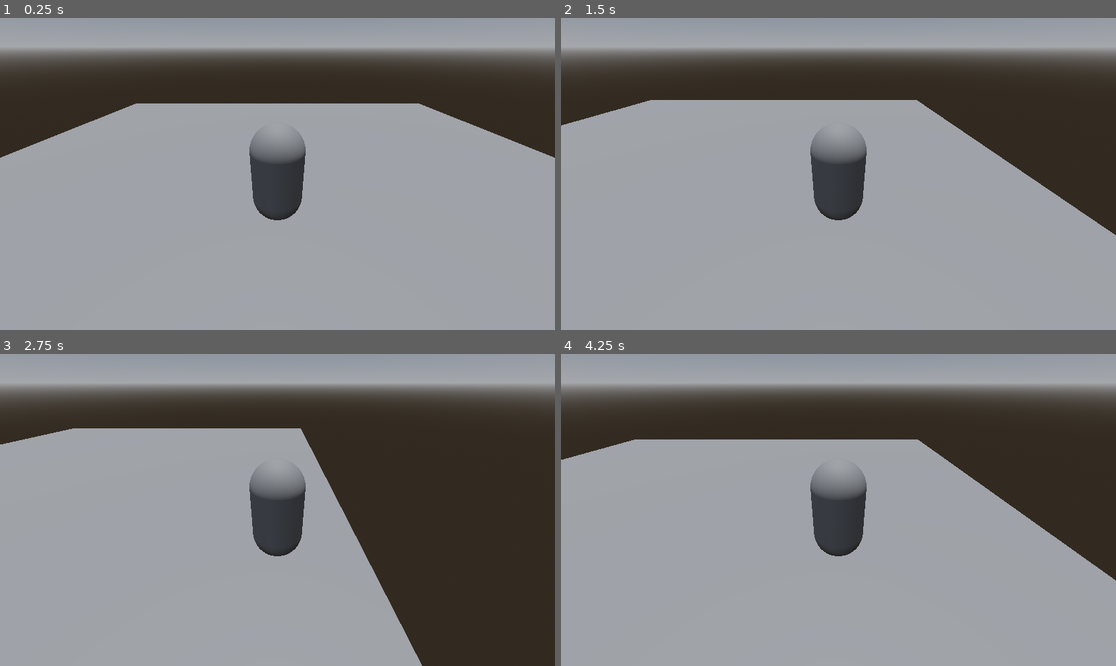
Above: before the commit, frames 1-4 (two rows, left to right).
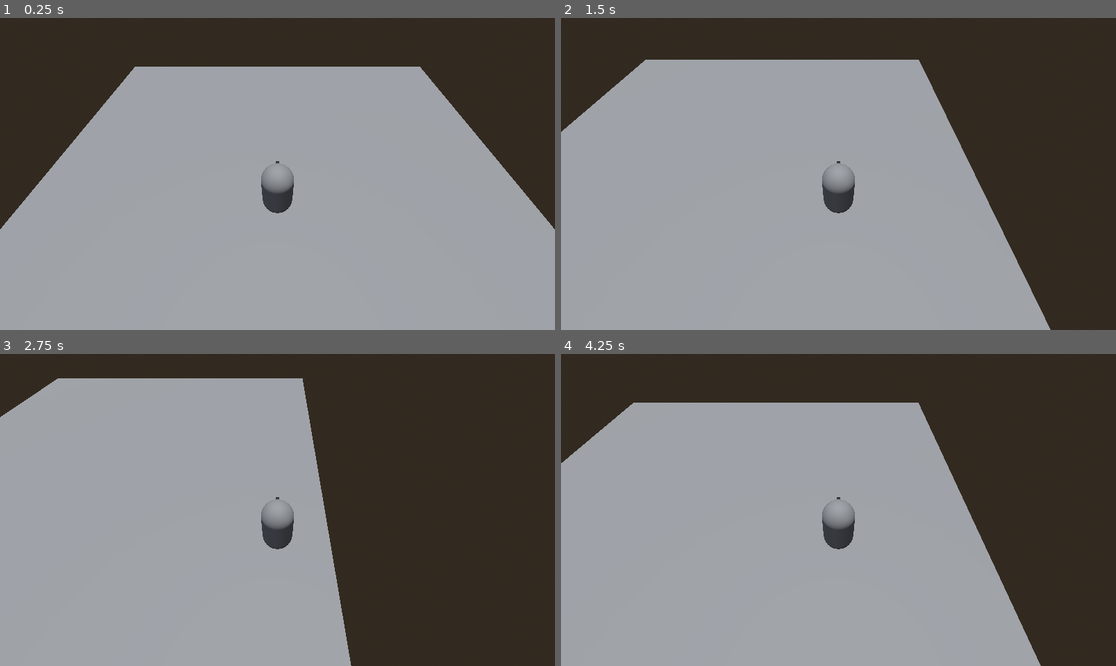
Above: after the commit, the same moments.

Repository: Puppyguarb/MetroidVaniaProjekt
Game: Godot game, scene res://Mane.tscn
Two runs of this game, one before a commit and one after it. Both use one fixed random seed, a clock stepped at 60 frames per second and the inputs below.
Inputs (mouse positions are in pixels of both pictures, inside the frame that each line leads up to):
- Up to frame 1 (0.25 s): no input
- Up to frame 2 (1.5 s): tap Enter (ui_accept) at 0.5, 0.77 s; move the mouse to (960, 158) at 0.52 s; hold Right (ui_right) 0.53-1.28 s; move the mouse to (727, 189) at 1.27 s; hold Down (ui_down) from 1.28 s (still down)
- Up to frame 3 (2.75 s): tap Enter (ui_accept) at 1.52 s; move the mouse to (333, 441) at 2.02 s; release Down (ui_down) at 2.03 s; hold Right (ui_right) from 2.03 s (still down)
- Up to frame 4 (4.25 s): move the mouse to (810, 572) at 2.77 s; release Right (ui_right) at 2.78 s; hold Up (ui_up) 2.78-3.53 s; tap Enter (ui_accept) at 3.02, 3.77 s; move the mouse to (1005, 556) at 3.52 s; hold Left (ui_left) from 3.53 s (still down)

The runs differ from the first frame. In frame 1, 28% of the frame differs, in the area x 0-100%, y 0-68%; in frame 2, 32%; in frame 3, 26%; in frame 4, 33%, in the area x 0-100%, y 0-100%.

Commit message:
I DID A THING

Diff:
--- /dev/null
+++ b/Actors/Test_character.tscn
@@ -0,0 +1,33 @@
+[gd_scene load_steps=6 format=3 uid="uid://xqgm4im8qfv1"]
+
+[ext_resource type="Script" path="res://character_body_3d.gd" id="1_j40xc"]
+[ext_resource type="Script" path="res://camera_3d.gd" id="2_kj52q"]
+
+[sub_resource type="CapsuleShape3D" id="CapsuleShape3D_1is6h"]
+
+[sub_resource type="CapsuleMesh" id="CapsuleMesh_l1k88"]
+
+[sub_resource type="BoxMesh" id="BoxMesh_a2gh5"]
+size = Vector3(0.1, 0.1, 0.1)
+
+[node name="CharacterBody3D" type="CharacterBody3D"]
+script = ExtResource("1_j40xc")
+
+[node name="CollisionShape3D" type="CollisionShape3D" parent="."]
+shape = SubResource("CapsuleShape3D_1is6h")
+
+[node name="Node3D" type="Node3D" parent="."]
+transform = Transform3D(1, 0, 0, 0, 0.623825, 0.781564, 0, -0.781564, 0.623825, 0, 5.85463, 4.04136)
+
+[node name="Camera3D" type="Camera3D" parent="Node3D"]
+transform = Transform3D(1, 0, 0, 0, 1, 2.98023e-08, 0, -2.98023e-08, 1, 0, 0, 0)
+fov = 70.0
+size = 8.47608
+script = ExtResource("2_kj52q")
+
+[node name="MeshInstance3D" type="MeshInstance3D" parent="."]
+mesh = SubResource("CapsuleMesh_l1k88")
+
+[node name="MeshInstance3D" type="MeshInstance3D" parent="MeshInstance3D"]
+transform = Transform3D(1, 0, 0, 0, 1, 0, 0, 0, 1, 0, 0, -1.2106)
+mesh = SubResource("BoxMesh_a2gh5")
--- a/Mane.tscn
+++ b/Mane.tscn
@@ -1,10 +1,6 @@
-[gd_scene load_steps=9 format=3 uid="uid://8ofimlpj6xgb"]
+[gd_scene load_steps=7 format=3 uid="uid://8ofimlpj6xgb"]
 
-[ext_resource type="Script" path="res://character_body_3d.gd" id="1_aqo2n"]
-
-[sub_resource type="CapsuleShape3D" id="CapsuleShape3D_1is6h"]
-
-[sub_resource type="CapsuleMesh" id="CapsuleMesh_l1k88"]
+[ext_resource type="PackedScene" uid="uid://xqgm4im8qfv1" path="res://Actors/Test_character.tscn" id="1_xp2jq"]
 
 [sub_resource type="ProceduralSkyMaterial" id="ProceduralSkyMaterial_x7ln8"]
 
@@ -21,17 +17,7 @@
 
 [node name="Node3D" type="Node3D"]
 
-[node name="CharacterBody3D" type="CharacterBody3D" parent="."]
-script = ExtResource("1_aqo2n")
-
-[node name="CollisionShape3D" type="CollisionShape3D" parent="CharacterBody3D"]
-shape = SubResource("CapsuleShape3D_1is6h")
-
-[node name="Camera3D" type="Camera3D" parent="CharacterBody3D"]
-transform = Transform3D(1, 0, 0, 0, 0.848067, 0.52989, 0, -0.52989, 0.848067, 0, 2.08545, 3.3104)
-
-[node name="MeshInstance3D" type="MeshInstance3D" parent="CharacterBody3D"]
-mesh = SubResource("CapsuleMesh_l1k88")
+[node name="CharacterBody3D" parent="." instance=ExtResource("1_xp2jq")]
 
 [node name="WorldEnvironment" type="WorldEnvironment" parent="."]
 environment = SubResource("Environment_cab8o")
--- /dev/null
+++ b/camera_3d.gd
@@ -0,0 +1,12 @@
+extends Camera3D
+
+
+# Called when the node enters the scene tree for the first time.
+func get_mouse_position():
+
+	pass # Replace with function body.
+
+
+# Called every frame. 'delta' is the elapsed time since the previous frame.
+func _process(delta: float) -> void:
+	pass
